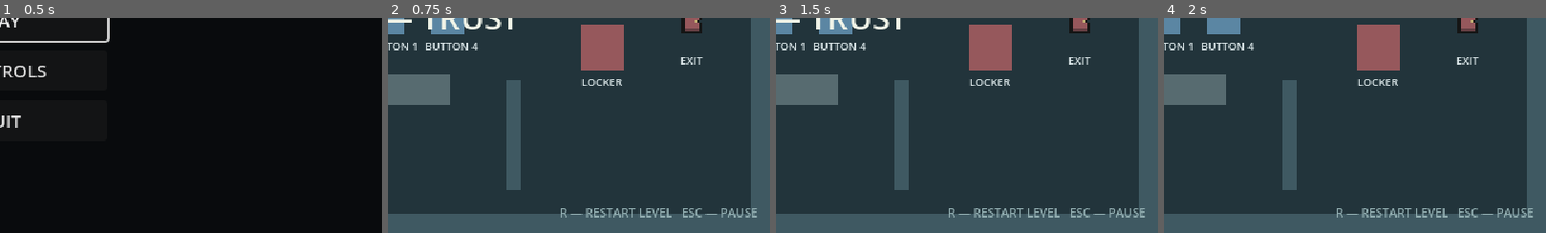
Above: before the commit, frames 1-4 (left to right).
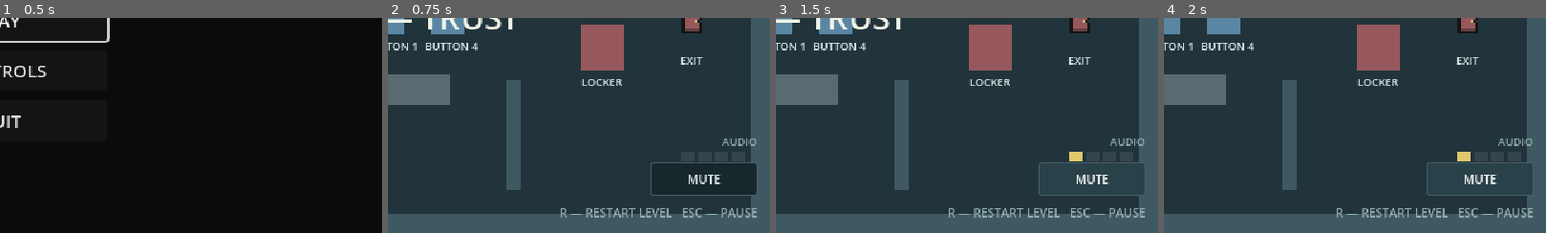
Above: after the commit, the same moments.

Repository: greenghostcmd/Trust
Game: Godot game, scene res://scenes/main/main.tscn
The game is run twice, just before and just after one commit, with the same random seed, the same clock (stepped at 60 frames per second) and the same inputs.
Inputs (mouse positions are % of the whole screen's width and height, from its top left):
- Up to frame 1 (0.5 s): no input
- Up to frame 2 (0.75 s): click "PLAY" at 0.5 s
- Up to frame 3 (1.5 s): click (91, 88) at 1.25 s, where only the run after the commit has a clickable "MUTE"
- Up to frame 4 (2 s): no input
The pictures show only the part of the screen within x 50-100%, y 50-100%; the shares and areas given below are measured in that part.

Frame 1 is identical in both runs. In frame 2, 0.9% of the frame differs, in the area x 68-97%, y 56-83%; in frame 3, 1.1%; in frame 4, 1.1%.

Commit message:
Added music and four-click mute control

Diff:
--- a/scripts/ui/game_ui.gd
+++ b/scripts/ui/game_ui.gd
@@ -25,6 +25,7 @@
 var pause_screen: Control
 var play_button: Button
 var resume_button: Button
+var music_control: MusicControl
 var dialogue_request := 0
 var transition_request := 0
 
@@ -35,6 +36,9 @@
 	build_title_screen()
 	build_pause_screen()
 
+	music_control = MusicControl.new()
+	add_child(music_control)
+
 func show_title() -> void:
 	title_screen.visible = true
 	controls_screen.visible = false
@@ -42,6 +46,11 @@
 	set_hud_visible(false)
 	hide_dialogue()
 	hide_transition()
+
+	if music_control != null:
+		music_control.visible = false
+		music_control.stop_music()
+
 	play_button.grab_focus()
 
 func show_game_hud() -> void:
@@ -49,6 +58,10 @@
 	controls_screen.visible = false
 	set_hud_visible(true)
 	utility_label.text = "R — RESTART LEVEL   ESC — PAUSE"
+
+	if music_control != null:
+		music_control.visible = true
+		music_control.start_music()
 
 func show_pause() -> void:
 	pause_screen.visible = true
--- /dev/null
+++ b/scripts/ui/music_control.gd
@@ -0,0 +1,154 @@
+extends Control
+class_name MusicControl
+
+
+const MUSIC_PATH := "res://assets/audio/music.wav"
+const REQUIRED_PRESSES := 4
+
+const ACTIVE_SEGMENT_COLOR := Color("e1c86b")
+const INACTIVE_SEGMENT_COLOR := Color("34464b")
+const BUTTON_COLOR := Color("17272c")
+const BUTTON_HOVER_COLOR := Color("294149")
+const TEXT_COLOR := Color("d9e5e7")
+
+var music_player: AudioStreamPlayer
+var mute_button: Button
+var progress_bar: HBoxContainer
+var status_label: Label
+var segments: Array[ColorRect] = []
+
+var press_count := 0
+var is_muted := false
+
+
+func _ready() -> void:
+	process_mode = Node.PROCESS_MODE_ALWAYS
+	mouse_filter = Control.MOUSE_FILTER_IGNORE
+
+	set_anchors_and_offsets_preset(Control.PRESET_FULL_RECT)
+
+	build_music_control()
+	build_music_player()
+
+
+func build_music_player() -> void:
+	music_player = AudioStreamPlayer.new()
+	music_player.name = "MusicPlayer"
+	music_player.volume_db = -4.0
+	add_child(music_player)
+
+	var music_stream := load(MUSIC_PATH) as AudioStream
+
+	if music_stream == null:
+		push_error("Could not load music file: " + MUSIC_PATH)
+		return
+
+	music_player.stream = music_stream
+
+	if music_stream is AudioStreamOggVorbis:
+		var ogg_stream := music_stream as AudioStreamOggVorbis
+		ogg_stream.loop = true
+
+
+func build_music_control() -> void:
+	status_label = Label.new()
+	status_label.position = Vector2(524, 277)
+	status_label.size = Vector2(106, 16)
+	status_label.text = "AUDIO"
+	status_label.horizontal_alignment = HORIZONTAL_ALIGNMENT_RIGHT
+	status_label.add_theme_font_size_override("font_size", 9)
+	status_label.add_theme_color_override("font_color", Color("91adb0"))
+	add_child(status_label)
+
+	progress_bar = HBoxContainer.new()
+	progress_bar.position = Vector2(566, 292)
+	progress_bar.size = Vector2(56, 8)
+	progress_bar.add_theme_constant_override("separation", 3)
+	progress_bar.mouse_filter = Control.MOUSE_FILTER_IGNORE
+	add_child(progress_bar)
+
+	for index in range(REQUIRED_PRESSES):
+		var segment := ColorRect.new()
+		segment.custom_minimum_size = Vector2(11, 5)
+		segment.color = INACTIVE_SEGMENT_COLOR
+		segment.mouse_filter = Control.MOUSE_FILTER_IGNORE
+
+		progress_bar.add_child(segment)
+		segments.append(segment)
+
+	mute_button = Button.new()
+	mute_button.position = Vector2(540, 301)
+	mute_button.size = Vector2(90, 28)
+	mute_button.text = "MUTE"
+	mute_button.mouse_filter = Control.MOUSE_FILTER_STOP
+	mute_button.add_theme_font_size_override("font_size", 10)
+	mute_button.add_theme_color_override("font_color", TEXT_COLOR)
+
+	var normal_style := StyleBoxFlat.new()
+	normal_style.bg_color = BUTTON_COLOR
+	normal_style.border_color = Color("46616a")
+	normal_style.set_border_width_all(1)
+	normal_style.corner_radius_top_left = 2
+	normal_style.corner_radius_top_right = 2
+	normal_style.corner_radius_bottom_left = 2
+	normal_style.corner_radius_bottom_right = 2
+
+	var hover_style := normal_style.duplicate()
+	hover_style.bg_color = BUTTON_HOVER_COLOR
+
+	mute_button.add_theme_stylebox_override("normal", normal_style)
+	mute_button.add_theme_stylebox_override("hover", hover_style)
+	mute_button.add_theme_stylebox_override("pressed", hover_style)
+
+	mute_button.pressed.connect(_on_mute_button_pressed)
+
+	add_child(mute_button)
+
+
+func _on_mute_button_pressed() -> void:
+	press_count += 1
+	update_progress_bar()
+
+	if press_count < REQUIRED_PRESSES:
+		return
+
+	press_count = 0
+	is_muted = not is_muted
+
+	if music_player != null:
+		music_player.stream_paused = is_muted
+
+	if is_muted:
+		mute_button.text = "UNMUTE"
+		status_label.text = "MUTED"
+	else:
+		mute_button.text = "MUTE"
+		status_label.text = "AUDIO"
+
+	update_progress_bar()
+
+
+func update_progress_bar() -> void:
+	for index in range(segments.size()):
+		if index < press_count:
+			segments[index].color = ACTIVE_SEGMENT_COLOR
+		else:
+			segments[index].color = INACTIVE_SEGMENT_COLOR
+
+
+func start_music() -> void:
+	if music_player == null:
+		return
+
+	if music_player.stream == null:
+		return
+
+	if not music_player.playing:
+		music_player.play()
+
+	music_player.stream_paused = is_muted
+
+
+func stop_music() -> void:
+	if music_player != null:
+		music_player.stop()
Not shown, added: assets/audio/music.wav.import
Not shown, added: scripts/ui/music_control.gd.uid
Not shown, added: assets/audio/music.wav
